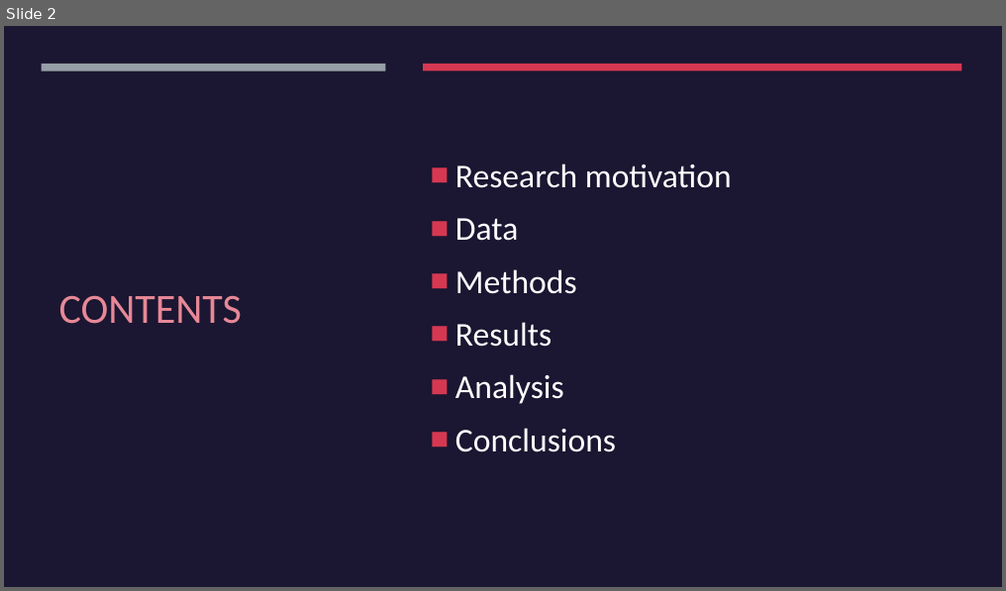
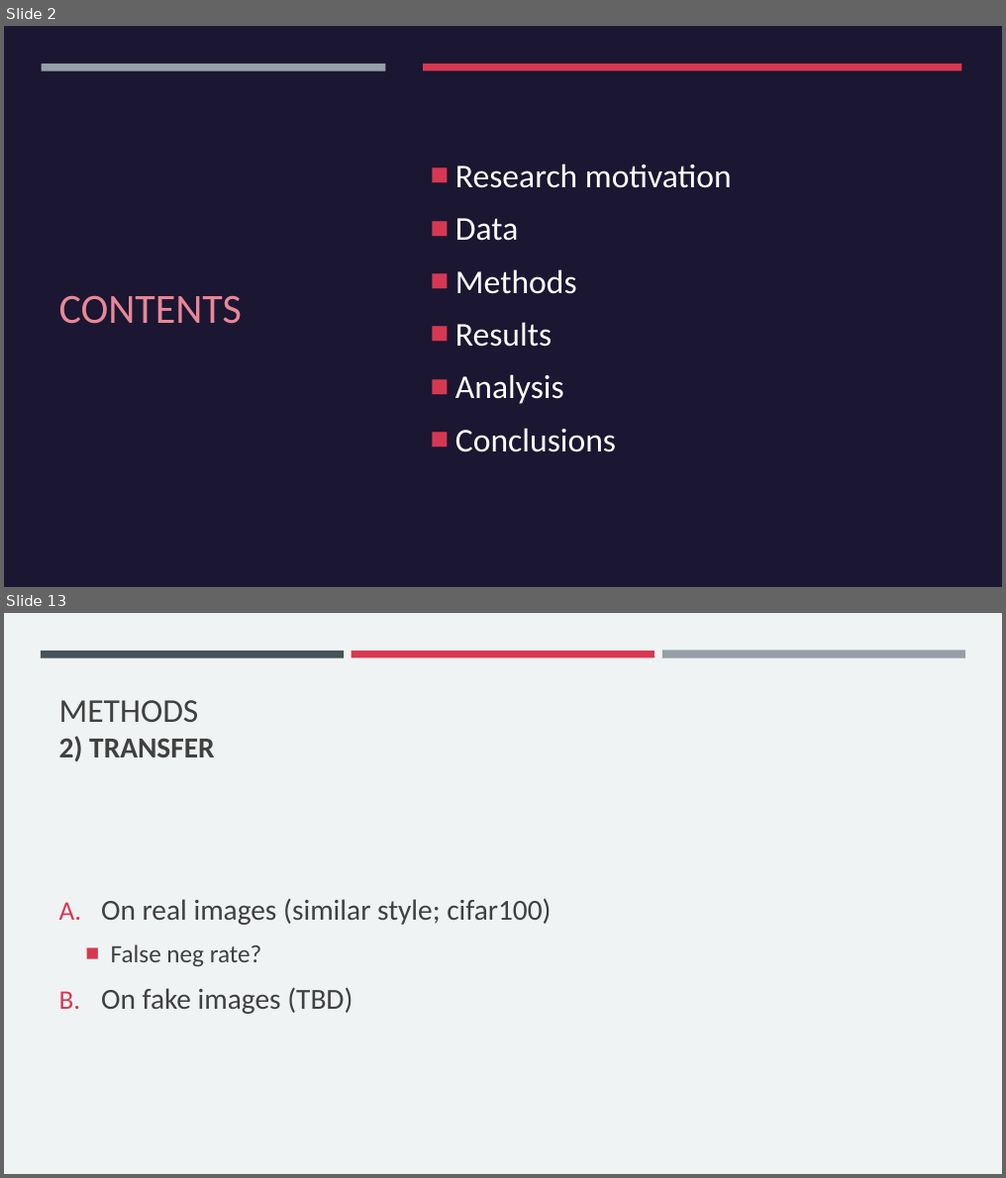
Before and after one commit to jshrdt/aics-project, a slide deck: paper/aics_ppp.pptx. Shown one above the other, each under a label of ours: slide 2 before the commit, slides 2 and 13 after it; the slides between them are not shown. The pictures are 1006x591 and 1006x1178 pixels, drawn with LibreOffice and Linux fonts; fonts in the diff are those of the drawing. Boxes give left, top, right and bottom in pixels: in the first picture for what was removed or moved away, otherwise in the second. Text is boxed around its words. In the diff, an @@ line names an element or a change of style, - is before the commit and + after.

Commit message:
cifar100 transfer, pptx update

```diff
--- a/paper/aics_ppp.pptx
+++ b/paper/aics_ppp.pptx
@@ slide 13 added at box(4, 613, 1002, 1174), background #F0F3F3 @@
@@ rectangle added at box(41, 651, 344, 658), fill #465359 @@
@@ rectangle added at box(351, 651, 654, 658), fill #D73851 @@
@@ rectangle added at box(662, 651, 965, 659), fill #969FA7 @@
@@ title added at box(59, 700, 214, 762), 28 pt, text #404040, bold @@
+METHODS
+2) TRANSFER
@@ text added at box(101, 898, 550, 1014), 28 pt, text #404040 @@
+A. On real images (similar style; cifar100)
+  ■ False neg rate?
+B. On fake images (TBD)
```
Also in this commit, not shown: 6 slides changed, 11 other slides added, 11 other files.
